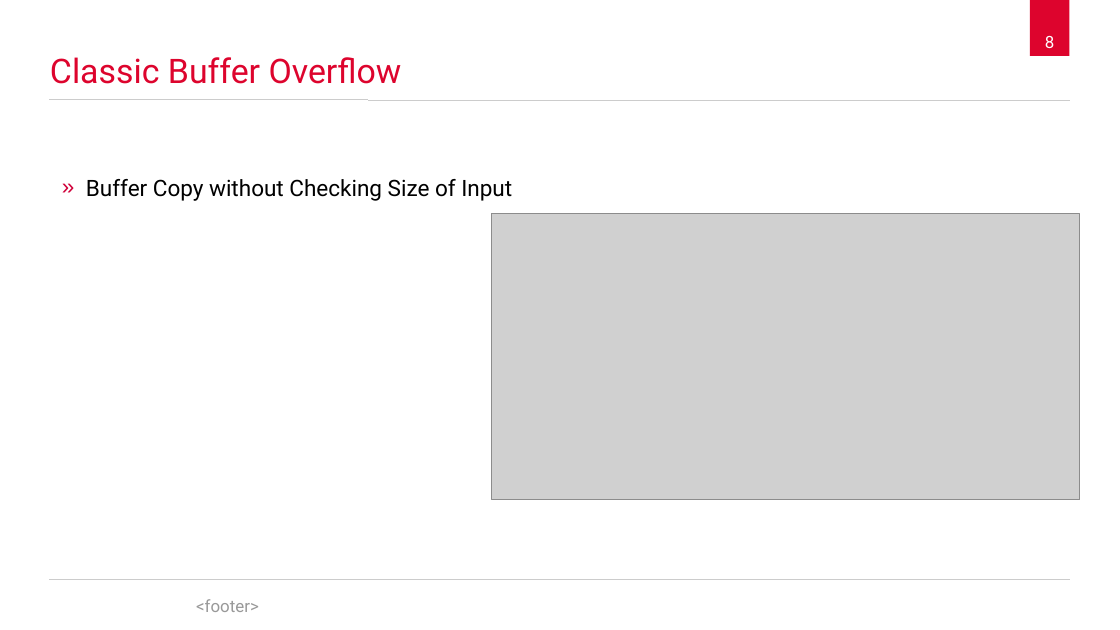
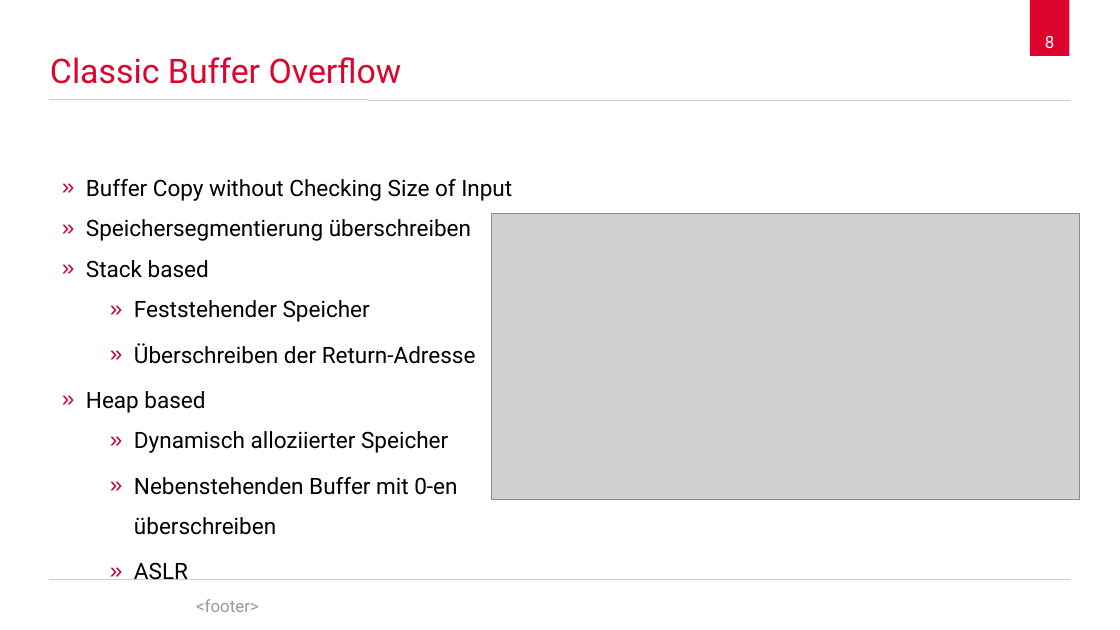
Before and after one commit to spaceone/presentations, a slide deck: slide 8 of die-bekanntesten-sicherheitsluecken/2017-11-21-Azubi-wissenstransfer-bekannte-sicherheitsluecken.odp. Drawn at 1120x630 pixels with LibreOffice and Linux fonts; fonts in the diff are those of the drawing; grey boxes stand for pictures; background and template pictures are left out. Boxes give left, top, right and bottom in pixels: in the first picture for what was removed or moved away, otherwise in the second. Text is boxed around its words. In the diff, an @@ line names an element or a change of style, - is before the commit and + after.

```diff
--- a/die-bekanntesten-sicherheitsluecken/2017-11-21-Azubi-wissenstransfer-bekannte-sicherheitsluecken.odp
+++ b/die-bekanntesten-sicherheitsluecken/2017-11-21-Azubi-wissenstransfer-bekannte-sicherheitsluecken.odp
@@ text at (x1=86, y1=219, x2=476, y2=495): paragraphs added @@
+» Speichersegmentierung überschreiben
+» Stack based
+    » Feststehender Speicher
+    » Überschreiben der Return-Adresse
+» Heap based
+    » Dynamisch alloziierter Speicher
+    » Nebenstehenden Buffer mit 0-en überschreiben
+    » ASLR
```
Also in this commit, not shown: 7 other slides changed, 1 slide removed.
